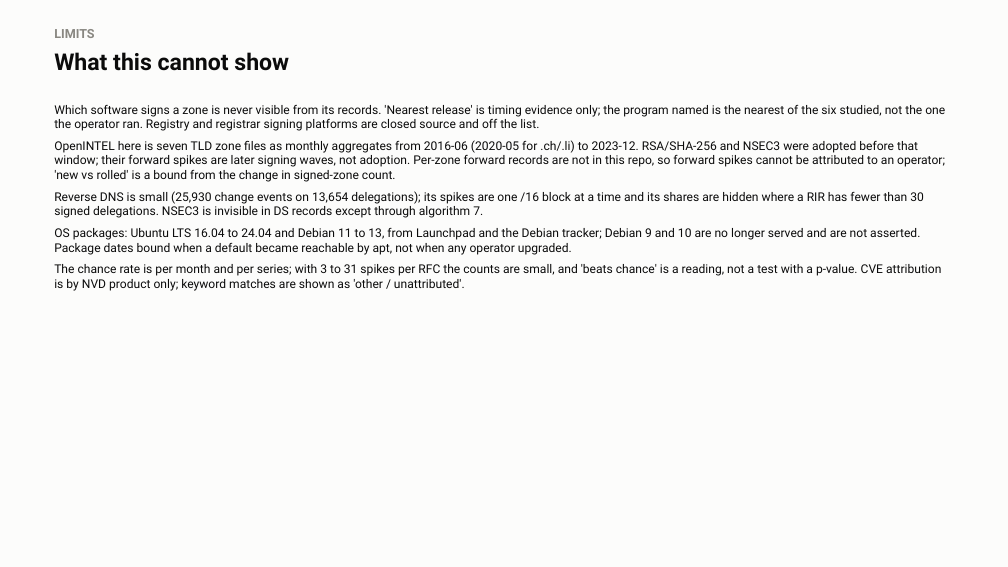
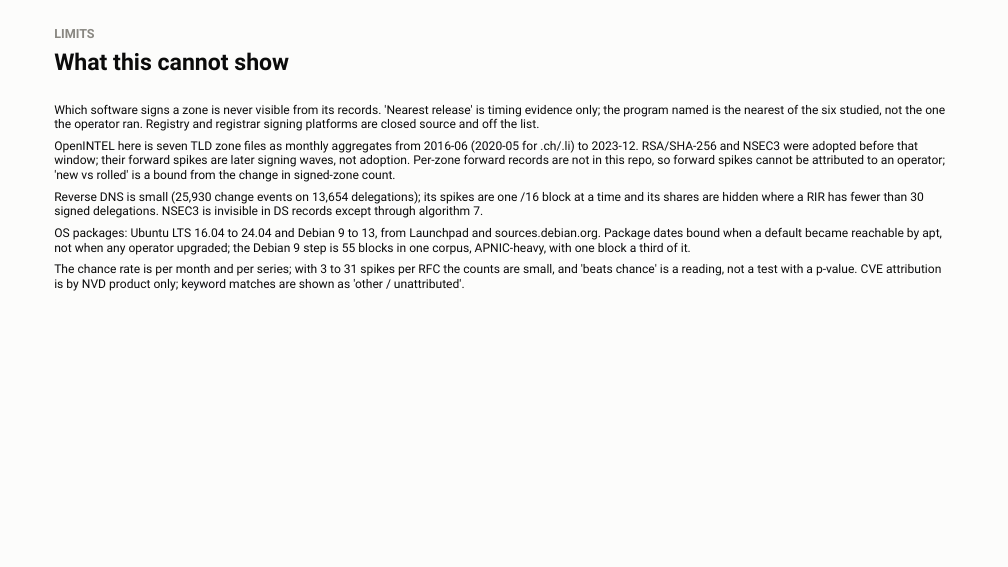
Before and after one commit to j776w781/rfc_adoption, a slide deck: slide 24 of out/analysis/dnssec_program_rfc_cases.pptx. Drawn at 1008x567 pixels with LibreOffice and Linux fonts; fonts in the diff are those of the drawing. Boxes give left, top, right and bottom in pixels: in the first picture for what was removed or moved away, otherwise in the second. Text is boxed around its words. In the diff, an @@ line names an element or a change of style, - is before the commit and + after.

```diff
--- a/out/analysis/dnssec_program_rfc_cases.pptx
+++ b/out/analysis/dnssec_program_rfc_cases.pptx
@@ text at box(54, 228, 942, 255): text changed @@
-OS packages: Ubuntu LTS 16.04 to 24.04 and Debian 11 to 13, from Launchpad and the Debian tracker; Debian 9 and 10 are no longer served and are not asserted. Package dates bound when a default became reachable by apt, not when any operator upgraded.
+OS packages: Ubuntu LTS 16.04 to 24.04 and Debian 9 to 13, from Launchpad and sources.debian.org. Package dates bound when a default became reachable by apt, not when any operator upgraded; the Debian 9 step is 55 blocks in one corpus, APNIC-heavy, with one block a third of it.
```
Also in this commit, not shown: 6 other slides changed, 28 other files.
